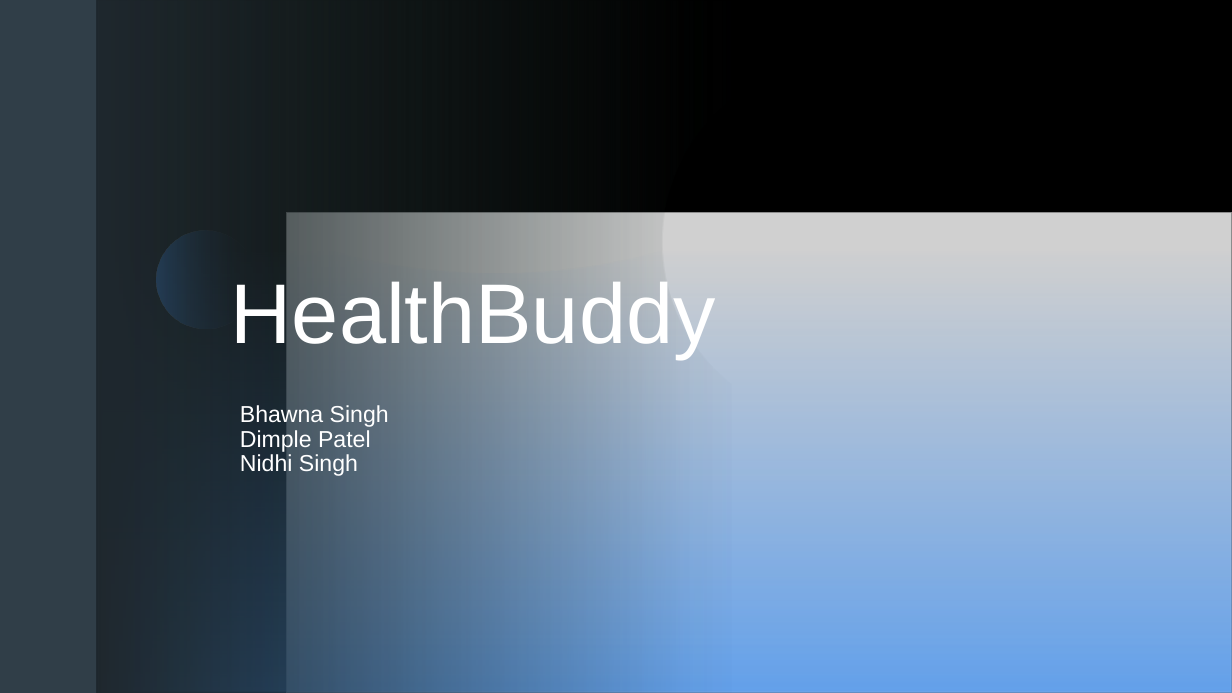
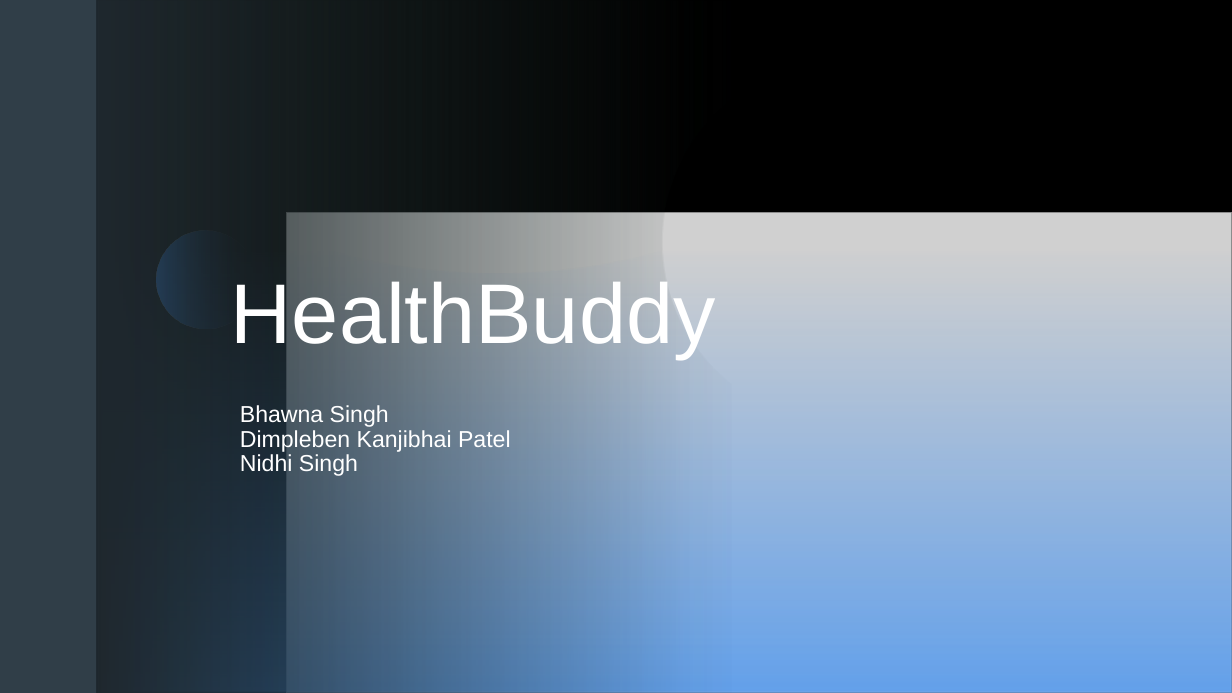
Before and after one commit to Dimple1423/AED-Final-Project, a slide deck: slide 1 of Images/AED_final.pptx. Drawn at 1232x693 pixels with LibreOffice and Linux fonts; fonts in the diff are those of the drawing; grey boxes stand for pictures; background and template pictures are left out. Boxes give left, top, right and bottom in pixels: in the first picture for what was removed or moved away, otherwise in the second. Text is boxed around its words. In the diff, an @@ line names an element or a change of style, - is before the commit and + after.

Commit message:
modify ppt

```diff
--- a/Images/AED_final.pptx
+++ b/Images/AED_final.pptx
@@ title at bbox=[240, 403, 511, 477]: text changed @@
-Bhawna Singh
-Dimple Patel
-Nidhi Singh
+Bhawna Singh
+Dimpleben Kanjibhai Patel
+Nidhi Singh
```
